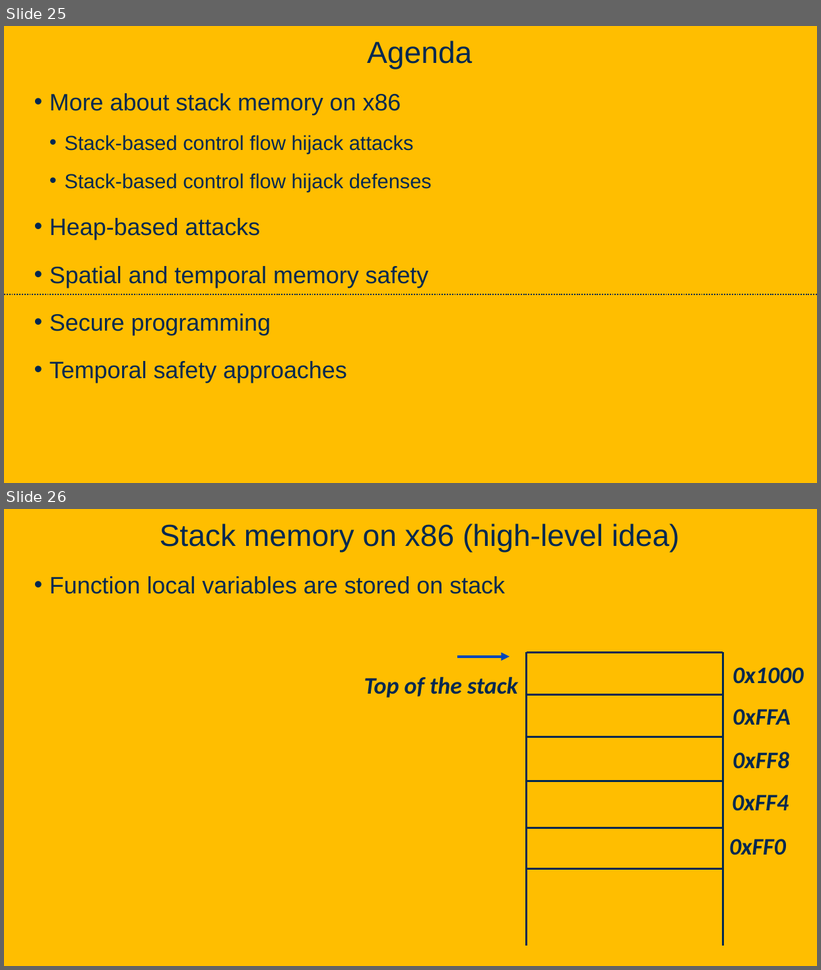
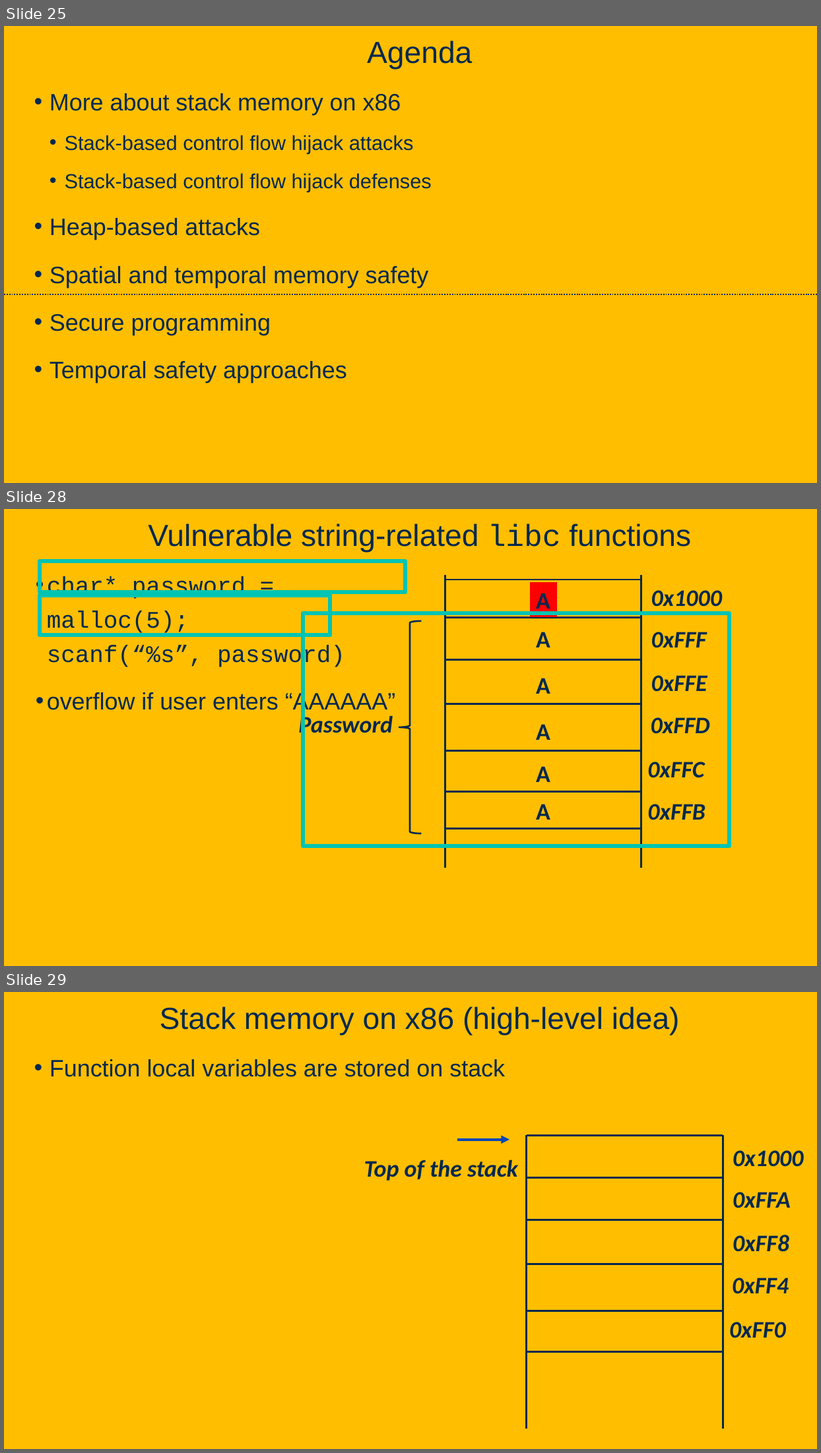
Before and after one commit to davsec-teaching/ECS160-Winter2025, a slide deck: slides/9_software_security.pptx. Shown one above the other, each under a label of ours: slides 25 and 26 before the commit, slides 25, 28 and 29 after it; the slides between them are not shown. The pictures are 821x970 and 821x1453 pixels, drawn with LibreOffice and Linux fonts; fonts in the diff are those of the drawing; background and template pictures are left out. Boxes give left, top, right and bottom in pixels: in the first picture for what was removed or moved away, otherwise in the second. Text is boxed around its words. In the diff, an @@ line names an element or a change of style, - is before the commit and + after.

```diff
--- a/slides/9_software_security.pptx
+++ b/slides/9_software_security.pptx
@@ slide 28 added at (4, 509, 817, 966), background picture (left out) @@
@@ title added at (148, 524, 691, 553), 36 pt, text #022850 @@
+Vulnerable string-related libc functions
@@ rectangle added at (40, 561, 405, 592), outline #00C4B2 4.75 pt @@
@@ text added at (47, 577, 396, 714), 28 pt, text #022850 @@
+• char* password = malloc(5);
+  scanf(“%s”, password)
+• overflow if user enters “AAAAAA”
@@ line added from (642, 580) to (445, 580), #022850 2.25 pt @@
@@ rectangle added at (531, 582, 557, 617), fill #FF0000, 28 pt, text #022850, bold @@
+A
@@ rectangle added at (40, 595, 330, 635), outline #00C4B2 4.75 pt @@
@@ rectangle added at (303, 613, 729, 846), outline #00C4B2 4.75 pt @@
@@ left brace added at (399, 621, 421, 834), outline #022850 2 pt @@
@@ text added at (536, 632, 550, 648), 28 pt, text #022850, bold @@
+A
@@ text added at (536, 678, 550, 694), 28 pt, text #022850, bold @@
+A
@@ text added at (298, 714, 393, 739), 28 pt, text #022850, bold, italic @@
+Password
@@ text added at (536, 724, 550, 740), 28 pt, text #022850, bold @@
+A
@@ text added at (536, 766, 550, 782), 28 pt, text #022850, bold @@
+A
@@ text added at (536, 804, 550, 820), 28 pt, text #022850, bold @@
+A
@@ group added at (445, 575, 722, 868): 8 lines, 6 texts @@
+0x1000
+0xFFF
+0xFFE
+0xFFD
+0xFFC
+0xFFB
@@ what was slide 26 is now slide 29 @@
```
Also in this commit, not shown: 4 other slides added.
